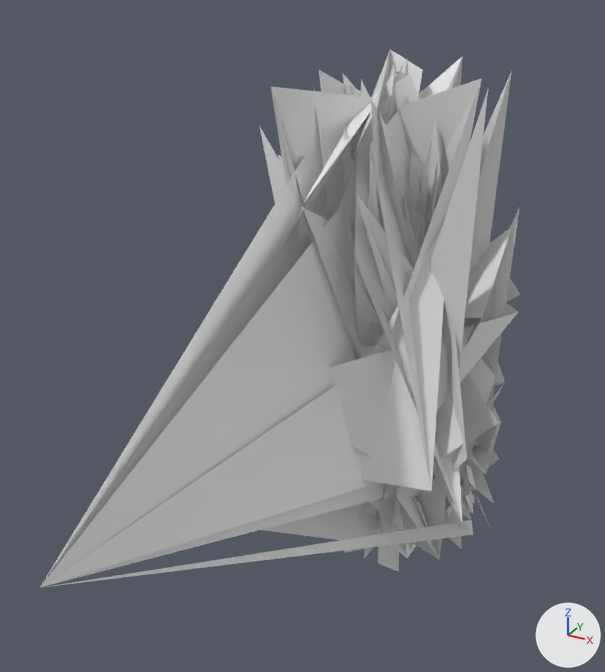
What one commit did to the OBJ model extracted_meshes/Skye_D17834E6_v2.obj.
Both versions are drawn from a 50 mm camera at (285.0, -703.0, 582.0) aimed at (-15.0, -156.0, 309.0). The lights are fixed; the arrows at lower right show +X, +Y and +Z. The first picture is the older version. Where no turn or scale is listed for an object, it has been applied to the vertices. Vertices at exactly the same position are counted once.

The scene before the commit, as lines of its bpy script (objects in view):
```python
me_skye_d17834e6_v2 = bpy.data.meshes.new('Skye_D17834E6_v2')
me_skye_d17834e6_v2.from_pydata(...)  # 694 vertices, 750 faces; spans x -128.0..125.0, y -458.0..126.0, z -2.0..509.0
ob_skye_d17834e6_v2 = bpy.data.objects.new('Skye_D17834E6_v2', me_skye_d17834e6_v2)
ob_skye_d17834e6_v2.location = (0.0, 0.0, 0.0)
```
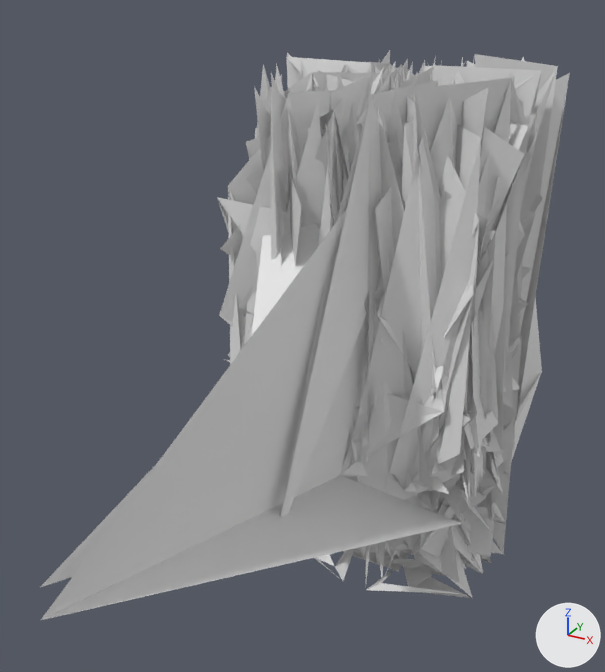
Changed parts and their boxes [x1, y1, x2, y2] in the pictures (605 x 672 px):
'Skye_D17834E6_v2', reshaped: before [40, 49, 520, 587]; after [41, 50, 570, 620]
part 1 of me_skye_d17834e6_v2, added: after [315, 548, 362, 581]
part 2 of me_skye_d17834e6_v2, added: after [219, 90, 334, 336]
part 3 of me_skye_d17834e6_v2, built on (mostly hidden before): before [319, 56, 504, 557]; after [41, 50, 570, 620]

The edits, one by one:
me_skye_d17834e6_v2 is used by ob_skye_d17834e6_v2; location (0.0, 0.0, 0.0).
me_skye_d17834e6_v2 had 694 vertices, 750 faces and spanned x -128.0..125.0, y -458.0..126.0, z -2.0..509.0.
me_skye_d17834e6_v2 now has 5858 vertices, 7629 faces and spans x -128.0..128.0, y -476.0..126.0, z -2.0..510.0.
me_skye_d17834e6_v2 part 1: a new loose piece of 54 vertices spanning x -125.0..-9.0, y -73.0..29.0, z -1.0..120.0.
me_skye_d17834e6_v2 part 2: a new loose piece of 27 vertices spanning x -120.0..-2.0, y -125.0..125.0, z 163.0..492.0.
me_skye_d17834e6_v2 part 3: 1 vertex moved within x -14.0, y 4.0, z 366.0; 11 vertices removed from x -84.0..33.0, y -114.0..10.0, z 41.0..426.0; 5055 vertices added at x -128.0..128.0, y -476.0..125.0, z -2.0..510.0.
Other edits to the shape of me_skye_d17834e6_v2 do not show in these pictures.
